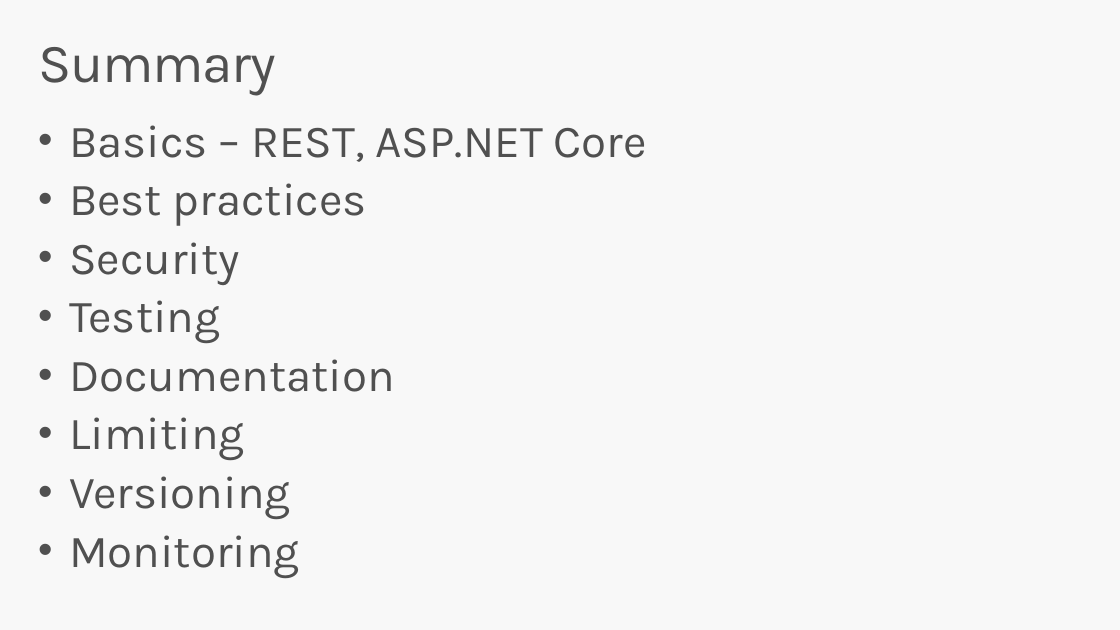
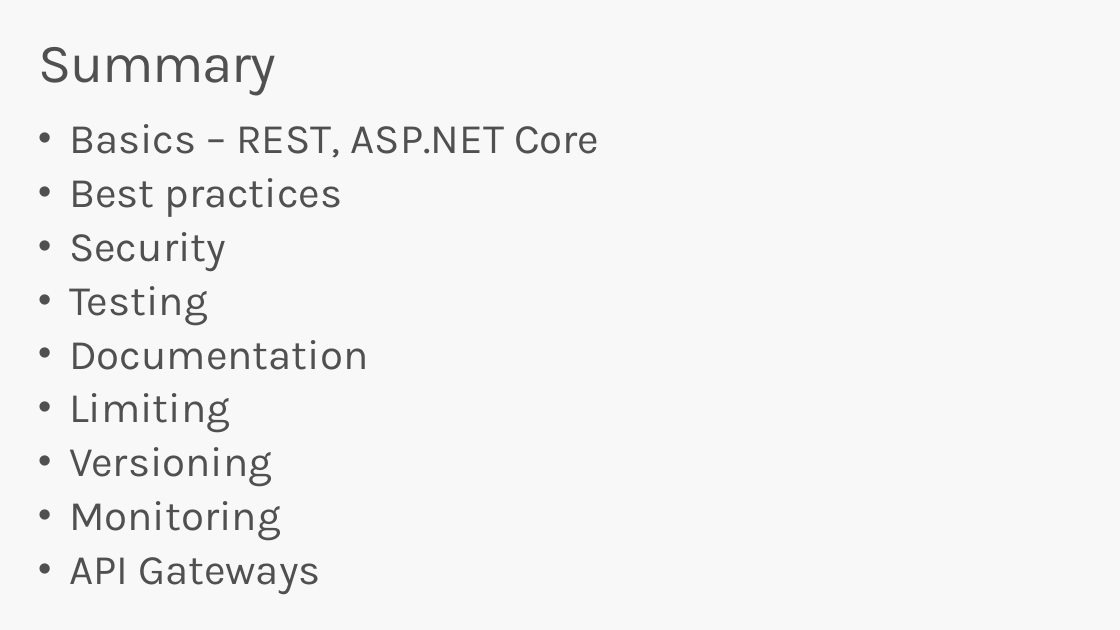
Before and after one commit to miroslavpopovic/aspnetcore-workshop, a slide deck: slide 19 of docs/rest-api-introduction.pptx (slide 18 before the commit). Drawn at 1120x630 pixels with LibreOffice and Linux fonts; fonts in the diff are those of the drawing. Boxes give left, top, right and bottom in pixels: in the first picture for what was removed or moved away, otherwise in the second. Text is boxed around its words. In the diff, an @@ line names an element or a change of style, - is before the commit and + after.

Commit message:
Update documentation

```diff
--- a/docs/rest-api-introduction.pptx
+++ b/docs/rest-api-introduction.pptx
@@ text at (69, 124, 599, 541): size 39.2 to 36 pt in "Basics – REST, ASP.NET Core", "Best practices", "Security", "Testing" and 4 more places @@
@@ text at (69, 557, 321, 595): paragraph added @@
+• API Gateways
```
Also in this commit, not shown: 1 other slide changed, 1 slide added, 15 other files.
